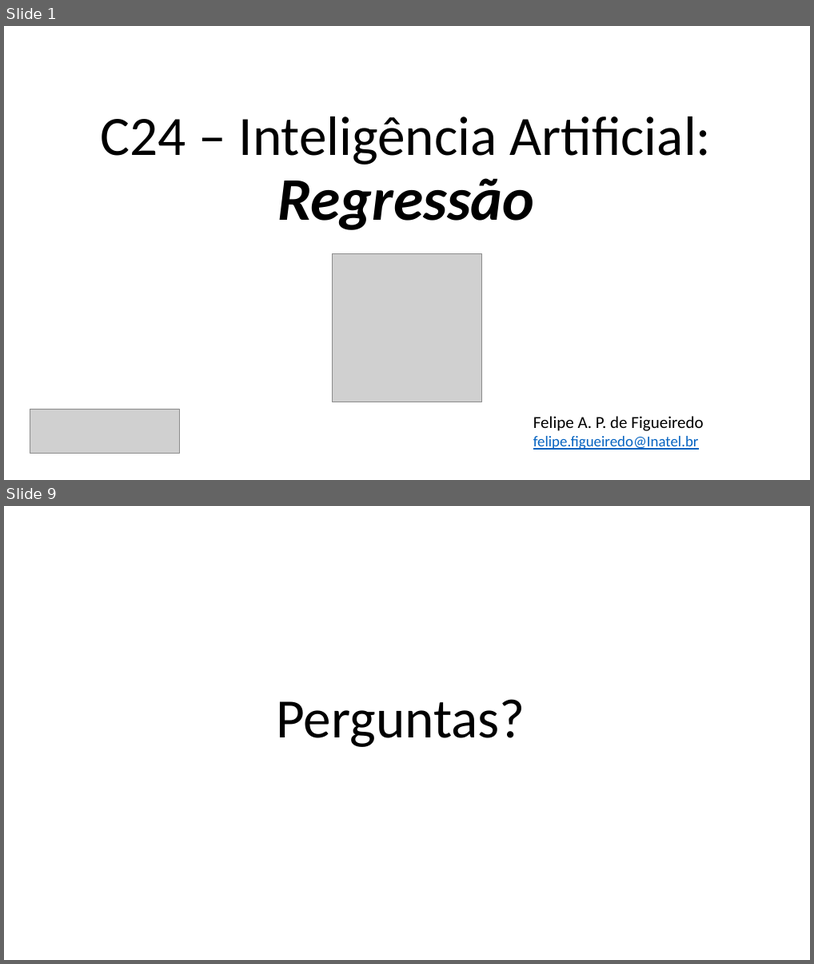
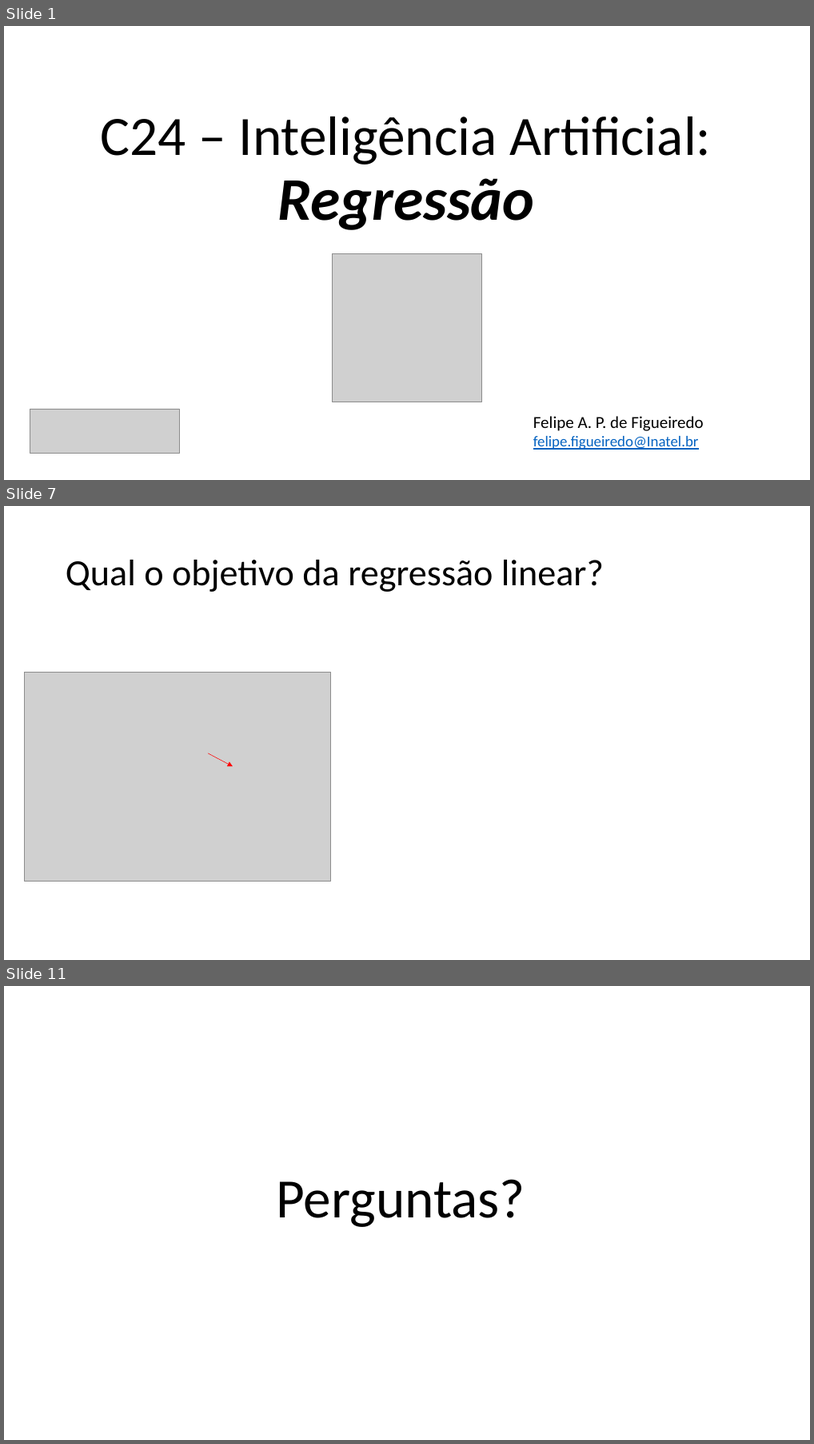
Before and after one commit to zz4fap/c24_inteligencia_artificial, a slide deck: slides/C24_Regressão.pptx. Shown one above the other, each under a label of ours: slides 1 and 9 before the commit, slides 1, 7 and 11 after it; the slides between them are not shown. The pictures are 814x964 and 814x1444 pixels, drawn with LibreOffice and Linux fonts; fonts in the diff are those of the drawing; grey boxes stand for pictures. Boxes give left, top, right and bottom in pixels: in the first picture for what was removed or moved away, otherwise in the second. Text is boxed around its words. In the diff, an @@ line names an element or a change of style, - is before the commit and + after.

```diff
--- a/slides/C24_Regressão.pptx
+++ b/slides/C24_Regressão.pptx
@@ slide 7 added at (4, 506, 810, 960), background #FFFFFF @@
@@ title added at (66, 560, 604, 592), 44 pt, text #000000 @@
+Qual o objetivo da regressão linear?
@@ group added at (25, 672, 330, 881): 3 pictures, 1 arrow @@
@@ what was slide 9 is now slide 11 @@
```
Also in this commit, not shown: 8 other slides added, 7 slides removed.
